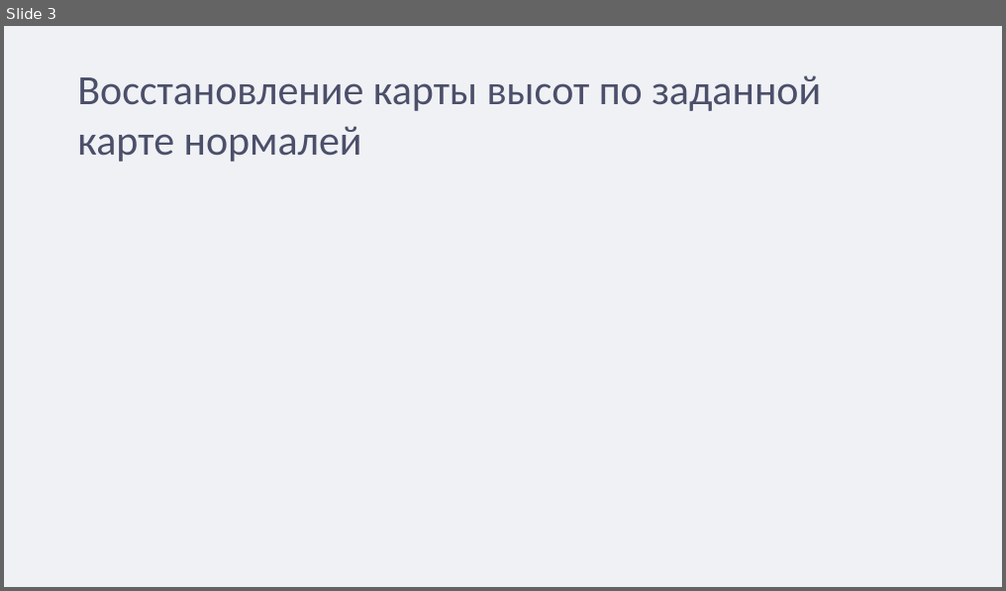
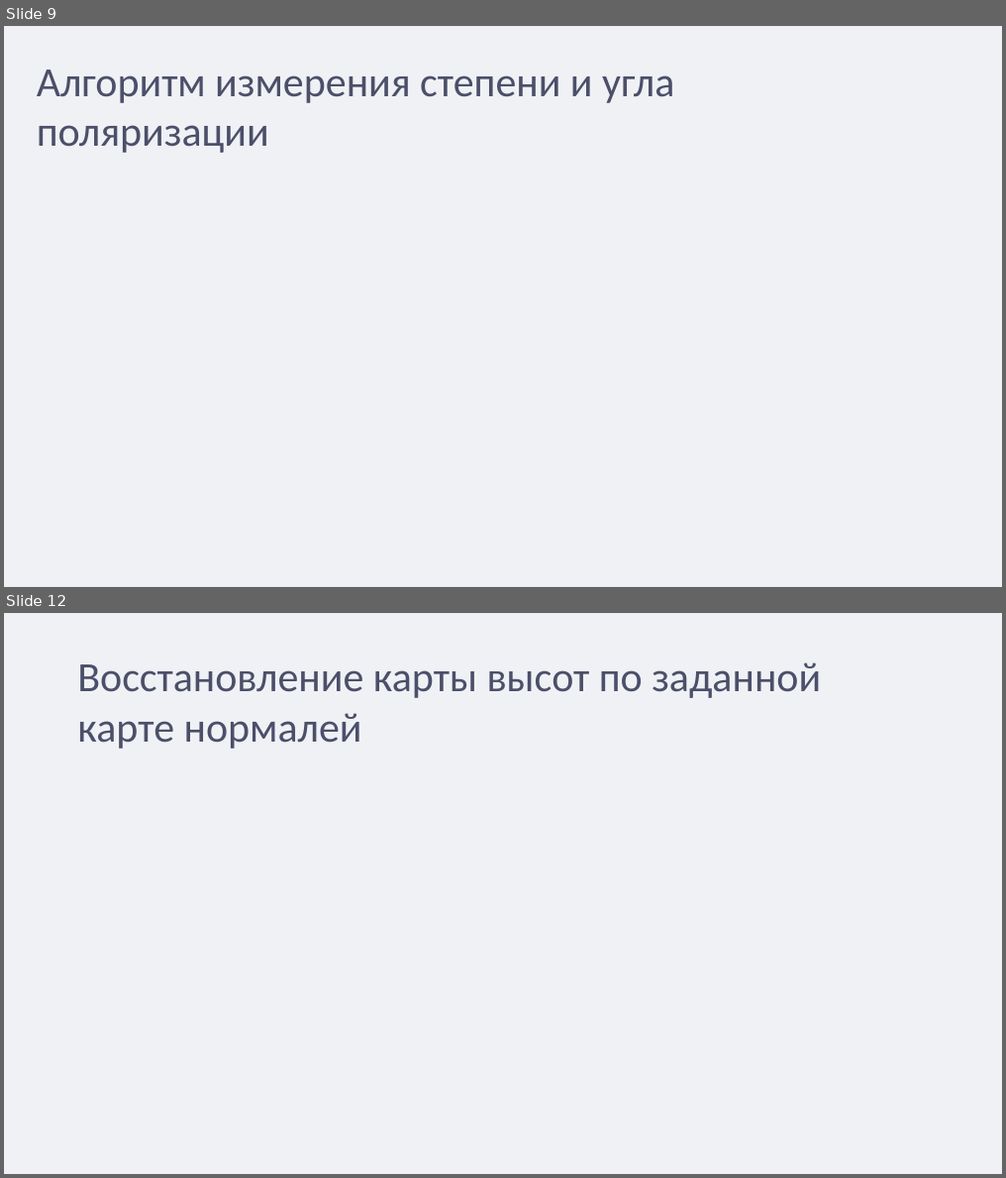
Before and after one commit to ShmakovVladimir/3d_polarization_scanner, a slide deck: presentation/презентация.odp. Shown one above the other, each under a label of ours: slide 3 before the commit, slides 9 and 12 after it; the slides between them are not shown. The pictures are 1006x591 and 1006x1178 pixels, drawn with LibreOffice and Linux fonts; fonts in the diff are those of the drawing. Boxes give left, top, right and bottom in pixels: in the first picture for what was removed or moved away, otherwise in the second. Text is boxed around its words. In the diff, an @@ line names an element or a change of style, - is before the commit and + after.

```diff
--- a/presentation/презентация.odp
+++ b/presentation/презентация.odp
@@ slide 9 added at (4,26,1002,587), background #EFF1F5 @@
@@ title added at (37,70,674,153), 40 pt, text #4C4F69 @@
+Алгоритм измерения степени и угла поляризации
@@ what was slide 3 is now slide 12 @@
```
Also in this commit, not shown: 1 slide changed, 9 other slides added, 1 slide removed, 6 other files.
